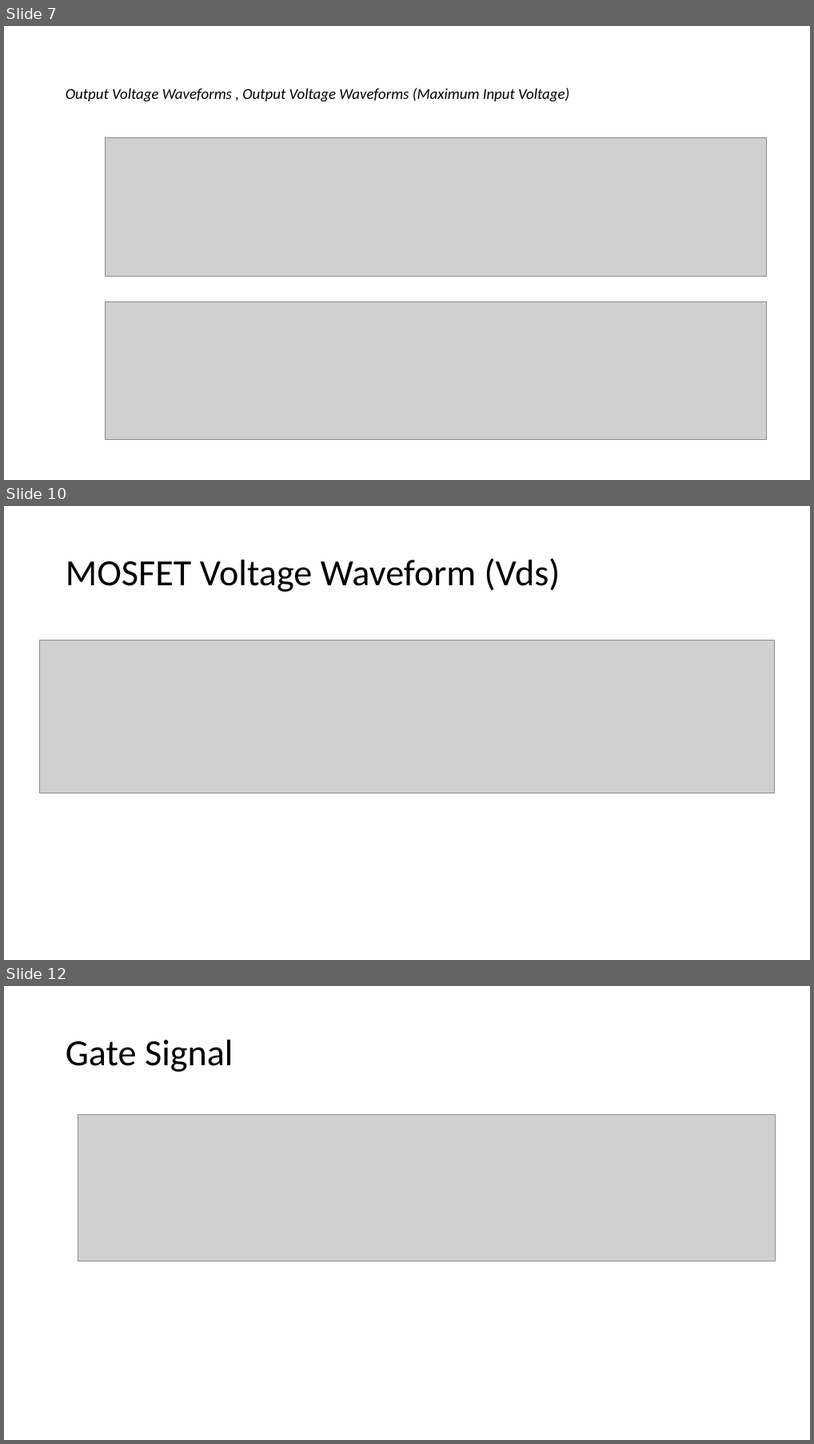
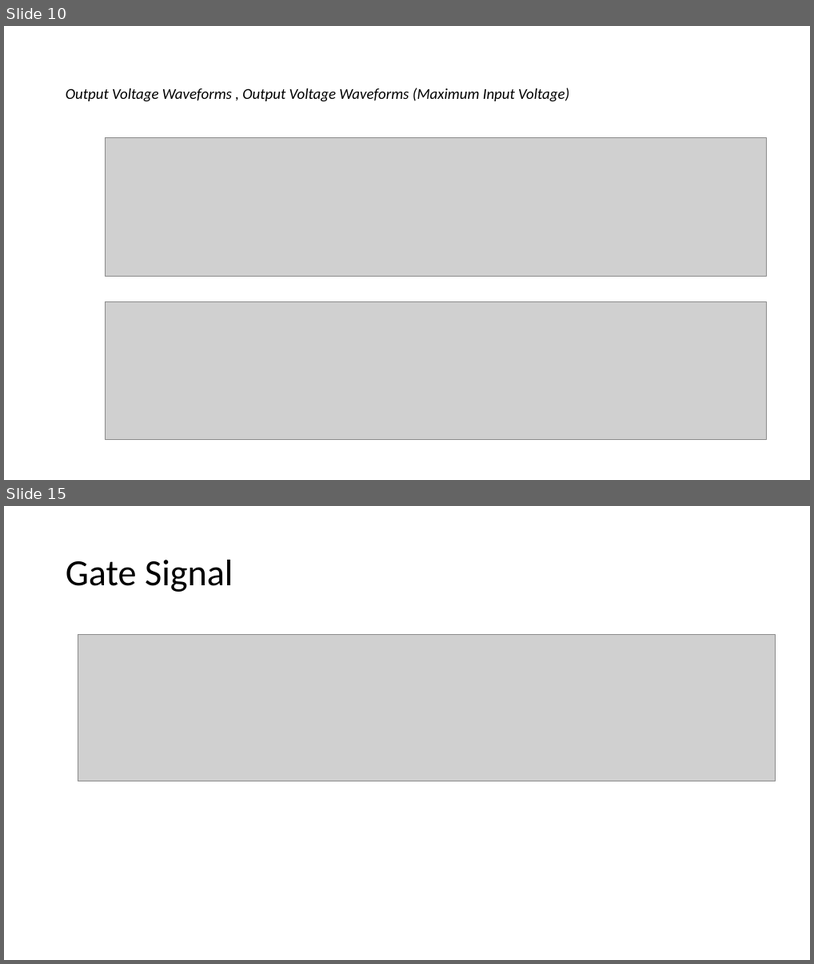
Before and after one commit to onurtoprak1/EE463_PROJECT, a slide deck: simulation_report/simu presentation.pptx. Shown one above the other, each under a label of ours: slides 7, 10 and 12 before the commit, slides 10 and 15 after it; the slides between them are not shown. The pictures are 814x1444 and 814x964 pixels, drawn with LibreOffice and Linux fonts; fonts in the diff are those of the drawing; grey boxes stand for pictures. Boxes give left, top, right and bottom in pixels: in the first picture for what was removed or moved away, otherwise in the second. Text is boxed around its words. In the diff, an @@ line names an element or a change of style, - is before the commit and + after.

```diff
--- a/simulation_report/simu presentation.pptx
+++ b/simulation_report/simu presentation.pptx
@@ slide 10 removed at bbox=[4, 506, 810, 960], background #FFFFFF @@
@@ title removed at bbox=[66, 558, 561, 592] @@
-MOSFET Voltage Waveform (Vds)
@@ picture removed at bbox=[40, 640, 774, 792] @@
@@ what was slide 7 is now slide 10 @@
@@ what was slide 12 is now slide 15 @@
```
Also in this commit, not shown: 3 slides changed, 7 slides added, 1 other slide removed.
